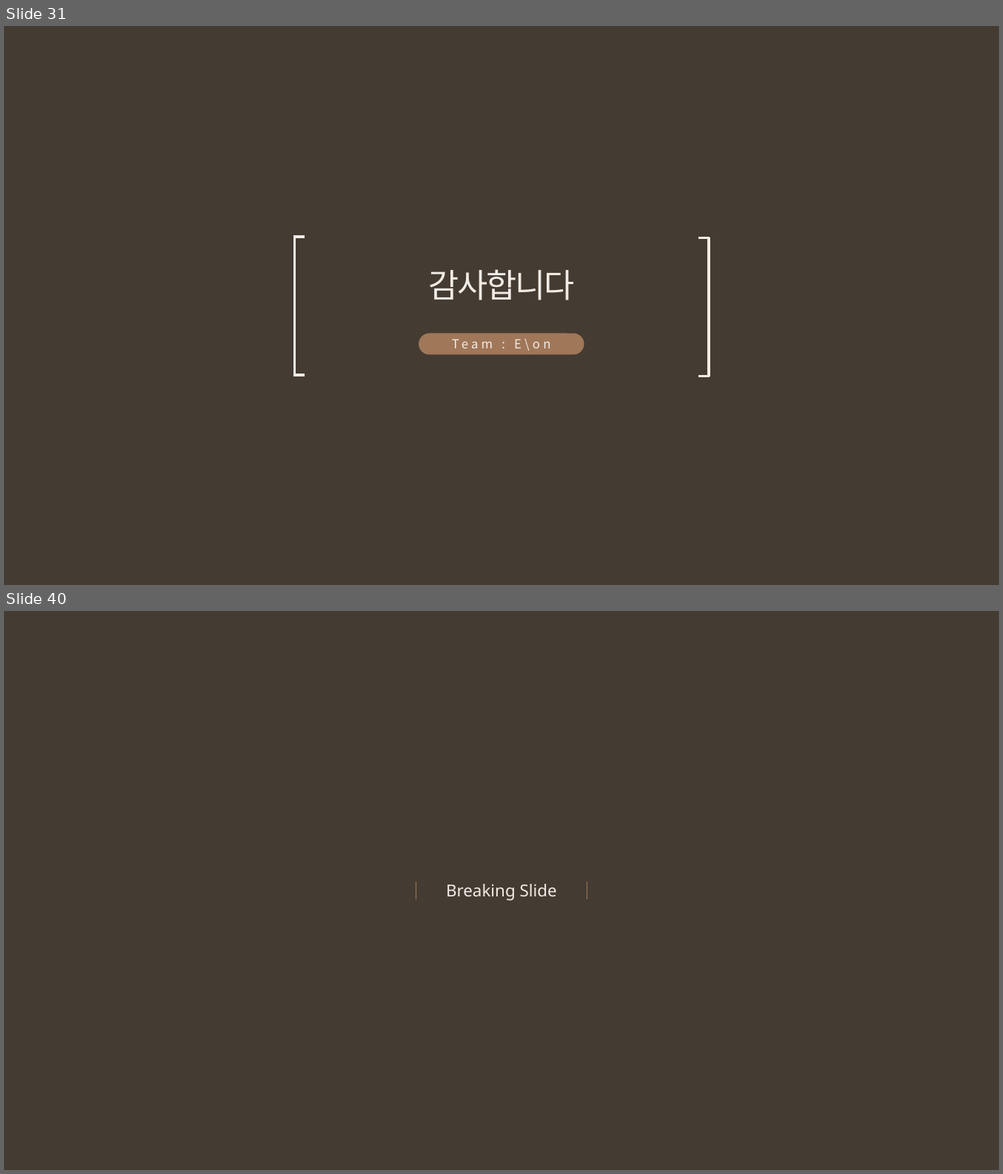
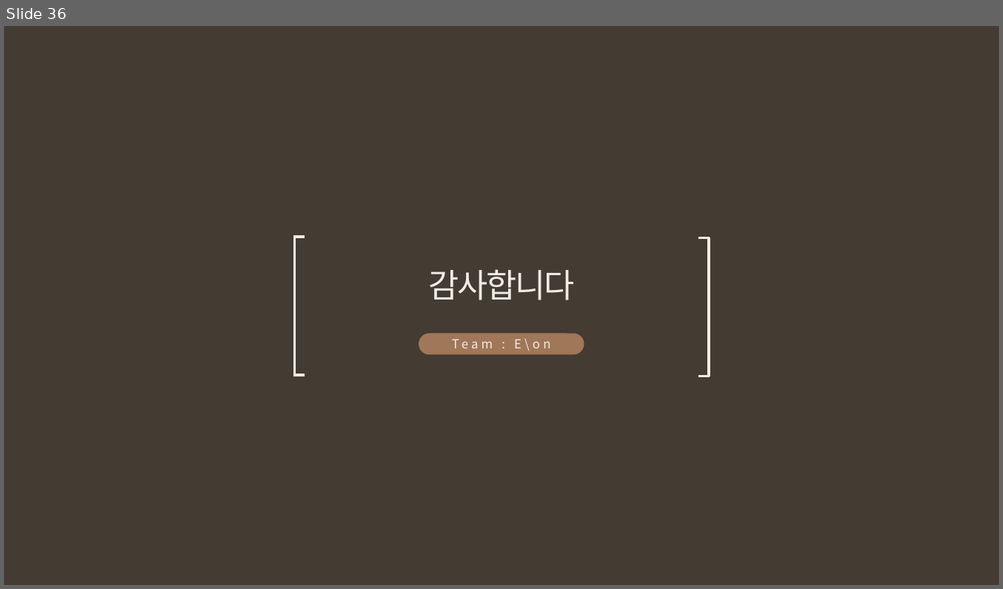
Before and after one commit to snr1229/Content_designing_Presentations, a slide deck: 사업계획서/Week8/EWon_중간고사대체 발표자료.pptx. Shown one above the other, each under a label of ours: slides 31 and 40 before the commit, slide 36 after it; the slides between them are not shown. The pictures are 1003x1174 and 1003x589 pixels, drawn with LibreOffice and Linux fonts; fonts in the diff are those of the drawing. Boxes give left, top, right and bottom in pixels: in the first picture for what was removed or moved away, otherwise in the second. Text is boxed around its words. In the diff, an @@ line names an element or a change of style, - is before the commit and + after.

```diff
--- a/사업계획서/Week8/EWon_중간고사대체 발표자료.pptx
+++ b/사업계획서/Week8/EWon_중간고사대체 발표자료.pptx
@@ slide 40 removed at (4, 611, 999, 1170), background #443B32 @@
@@ line removed from (416, 882) to (416, 900) @@
@@ text removed at (446, 884, 557, 901) @@
-Breaking Slide
@@ line removed from (586, 882) to (586, 900) @@
@@ what was slide 31 is now slide 36 @@
```
Also in this commit, not shown: 16 slides changed, 16 slides added, 19 other slides removed.
